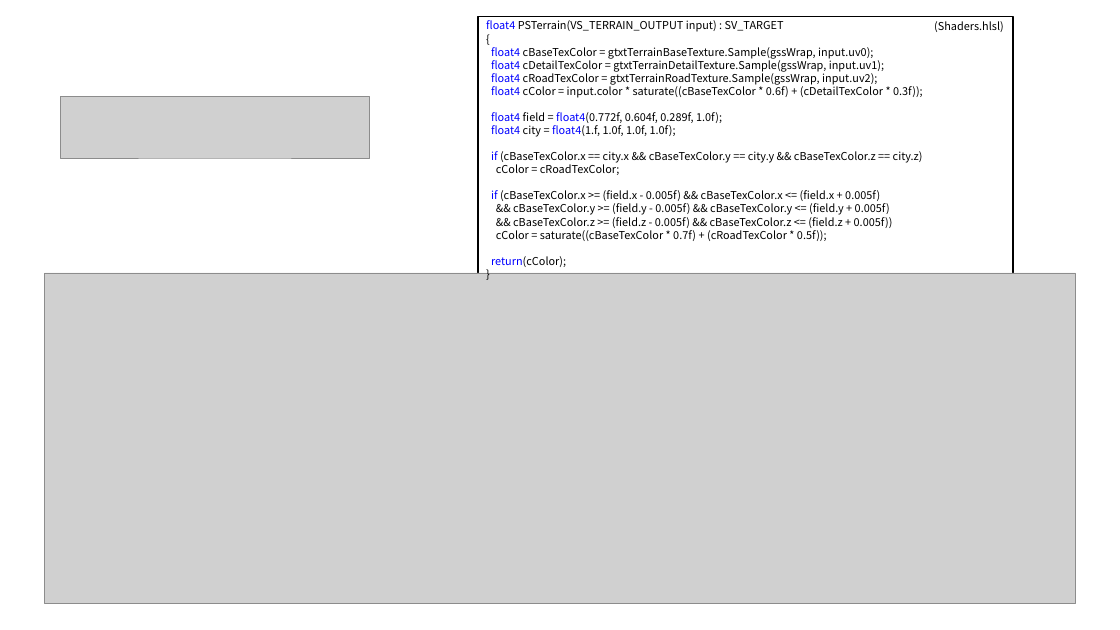
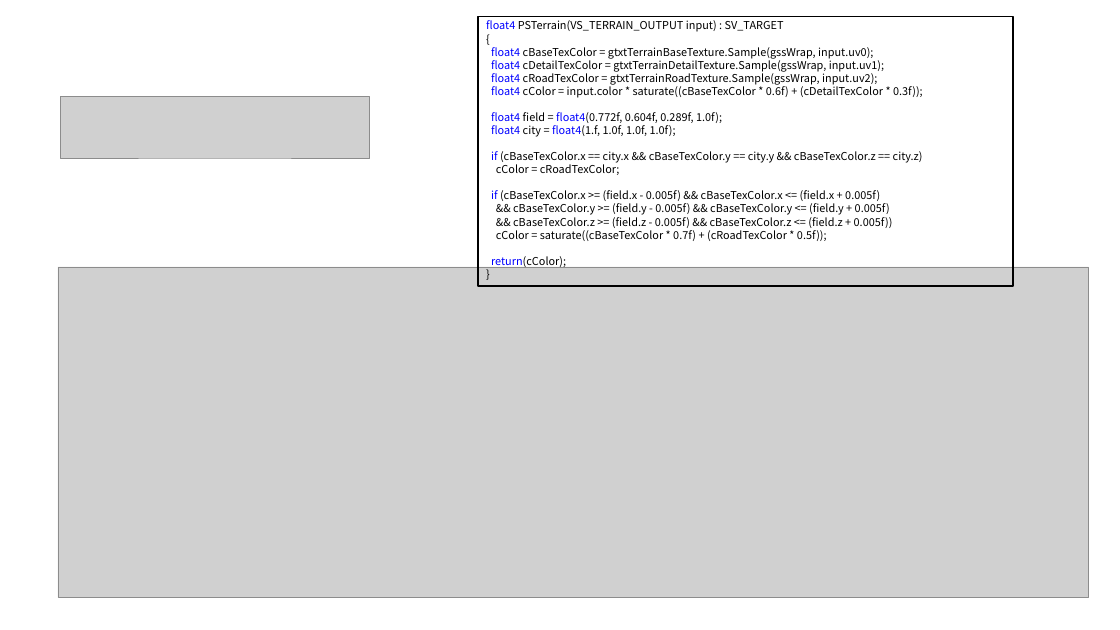
Before and after one commit to hjs0913/SSU, a slide deck: slide 5 of 포트폴리오/2017184037_홍진선_포트폴리오.pptx. Drawn at 1120x630 pixels with LibreOffice and Linux fonts; fonts in the diff are those of the drawing; grey boxes stand for pictures. Boxes give left, top, right and bottom in pixels: in the first picture for what was removed or moved away, otherwise in the second. Text is boxed around its words. In the diff, an @@ line names an element or a change of style, - is before the commit and + after.

```diff
--- a/포트폴리오/2017184037_홍진선_포트폴리오.pptx
+++ b/포트폴리오/2017184037_홍진선_포트폴리오.pptx
@@ text removed at [934,21,1004,32] @@
-(Shaders.hlsl)
@@ picture: place and size @@
-picture at [45,273,1075,604]
+picture at [58,267,1088,597]
```
Also in this commit, not shown: 2 other slides changed, 4 slides added, 2 slides removed.
